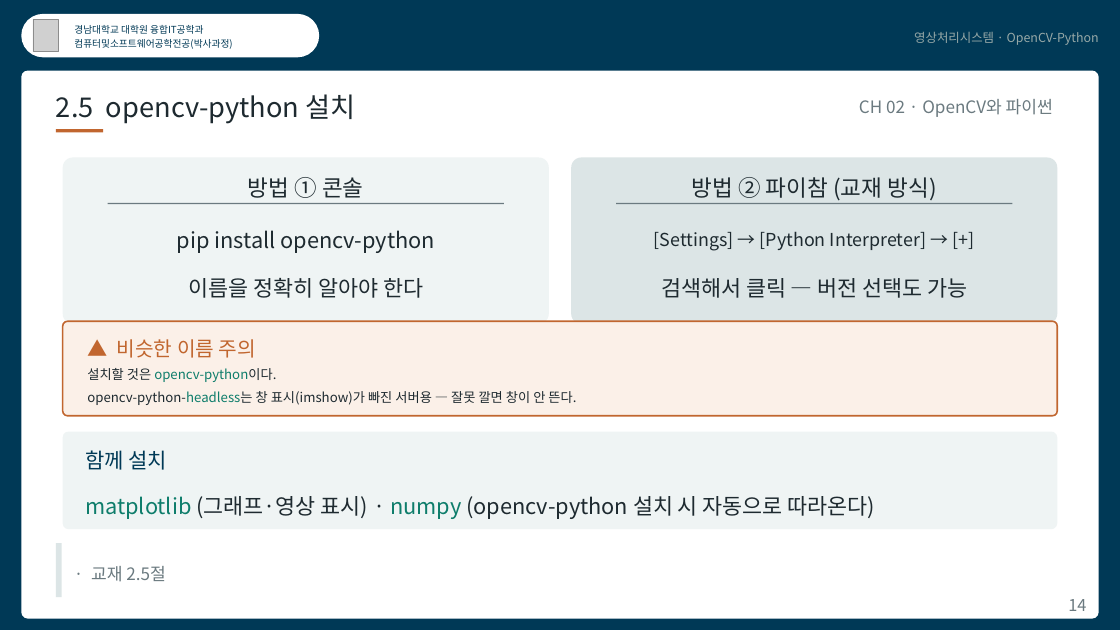
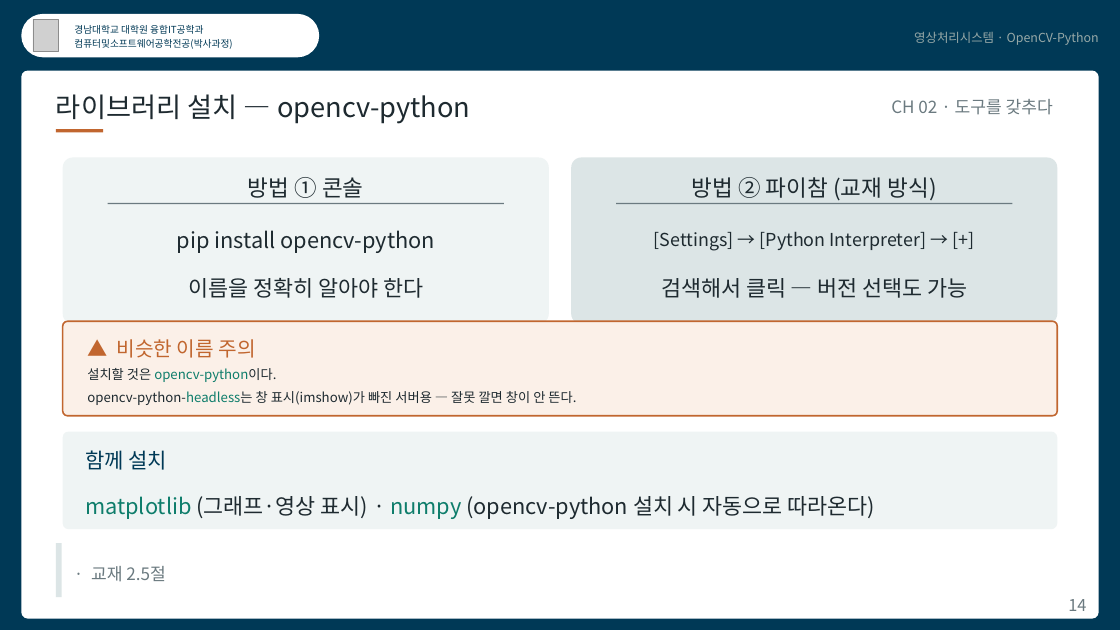
Before and after one commit to kkiimmiinn/cs-study-lab, a slide deck: slide 14 of ips/영상처리시스템_CH02.pptx. Drawn at 1120x630 pixels with LibreOffice and Linux fonts; fonts in the diff are those of the drawing; grey boxes stand for pictures. Boxes give left, top, right and bottom in pixels: in the first picture for what was removed or moved away, otherwise in the second. Text is boxed around its words. In the diff, an @@ line names an element or a change of style, - is before the commit and + after.

```diff
--- a/ips/영상처리시스템_CH02.pptx
+++ b/ips/영상처리시스템_CH02.pptx
@@ text at <box>56,94,470,124</box>: text changed @@
-2.5 opencv-python 설치
+라이브러리 설치 — opencv-python
@@ text at <box>891,99,1053,115</box>: text changed @@
-CH 02 · OpenCV와 파이썬
+CH 02 · 도구를 갖추다
```
Also in this commit, not shown: 15 other slides changed, 51 other files.
